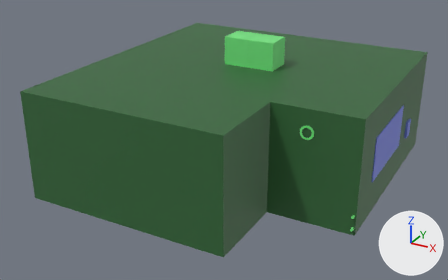
Renders of the glTF model src/prototyping/assets/lab.glb from each side of a commit.
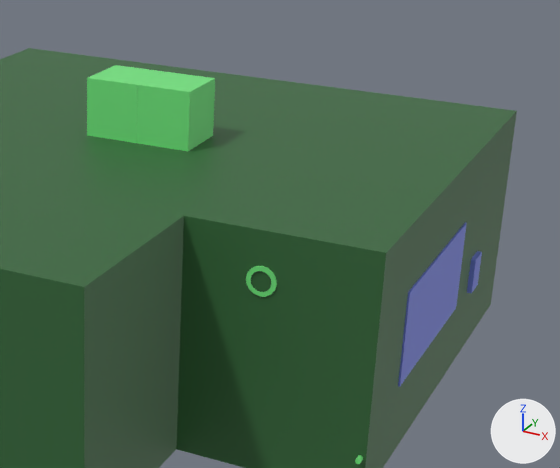
There are two pictures of each version: one whole from a camera (50 mm lens) standing at (15.8, -35.1, 18.8) and looking at (-2.3, -2.1, 2.4), one close up on the part from 41% to 100% of the width and 0% to 79% of the height. Lighting does not change. The marker at lower right points along +X, +Y and +Z. The first two pictures are the older version. Objects named as collision shapes, trigger or cutter boxes, shadow casters or lower levels of detail are left out. Where no turn or scale is listed for an object, it has been applied to the vertices.
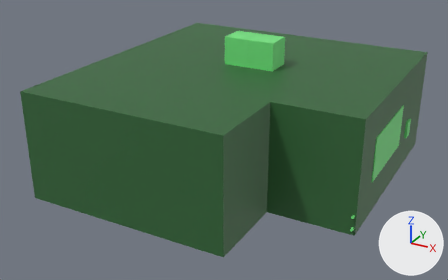
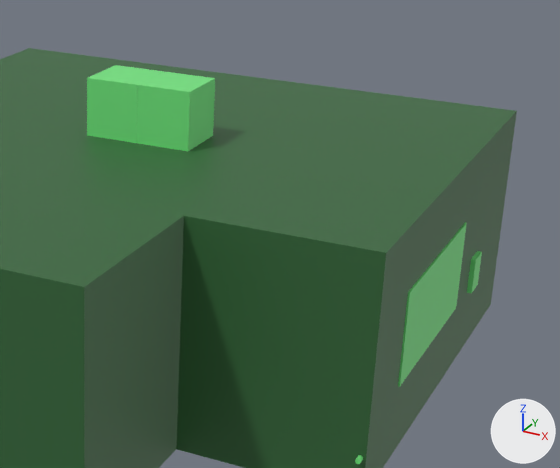
Location of each change, [x1, y1, x2, y2] in pixels of the close-ups (560 x 468 px):
'Cube.035', recoloured (blue to green): [398, 222, 467, 387] in both
'Sphere.001', deleted (green): before [246, 266, 277, 297]
'Cube.049', recoloured (blue to green): [467, 251, 482, 293] in both

The edits, one by one:
me_cube_055 has 16 vertices, 28 faces and spans x -0.1..0.1, y -3.0..3.0, z -1.4..1.4.
me_cube_055 no longer uses material mat_graybox_interactive (blue #7784e7).
me_cube_055 gains material mat_graybox (green #74e780).
me_cube_069 has 8 vertices, 12 faces and spans x -0.05..0.14, y -0.406..0.406, z -0.572..0.572.
me_cube_069 no longer uses material mat_graybox_interactive (blue #7784e7).
me_cube_069 gains material mat_graybox (green #74e780).
Object 'Sphere.001' (ob_sphere_001) is deleted.
